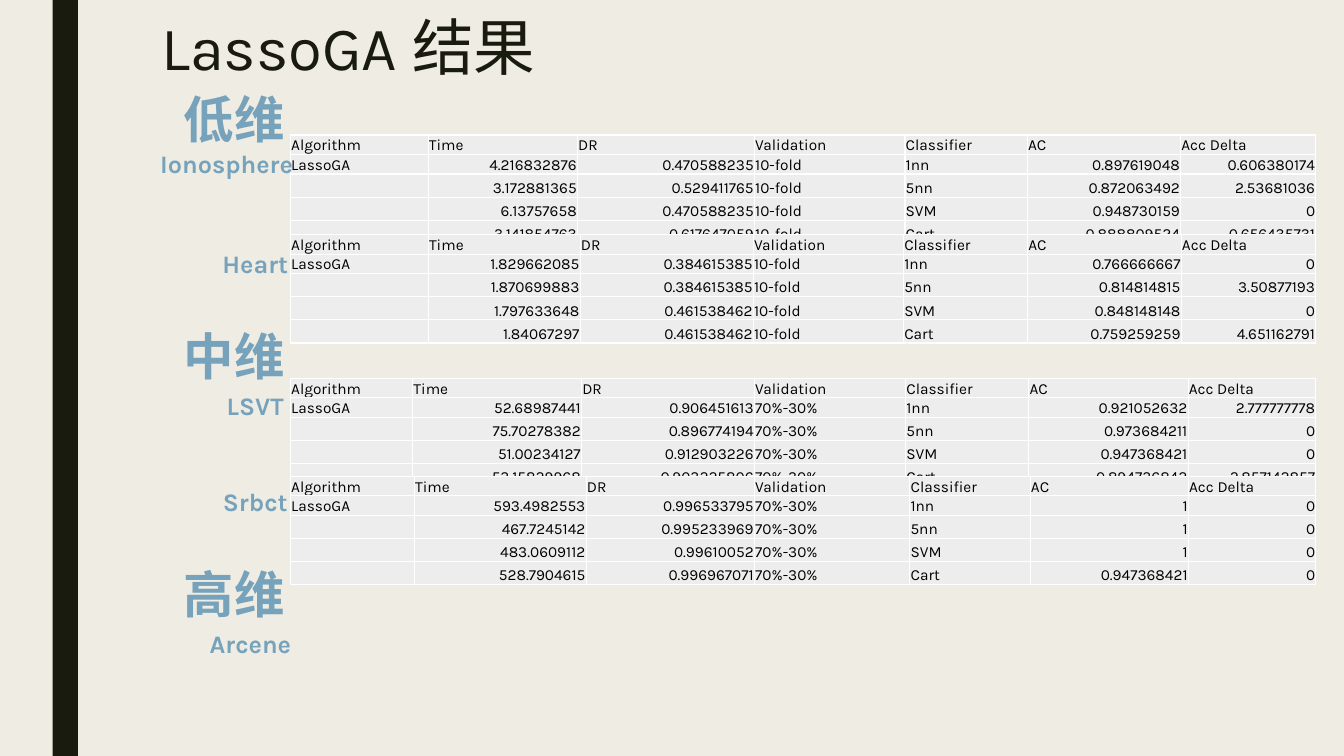
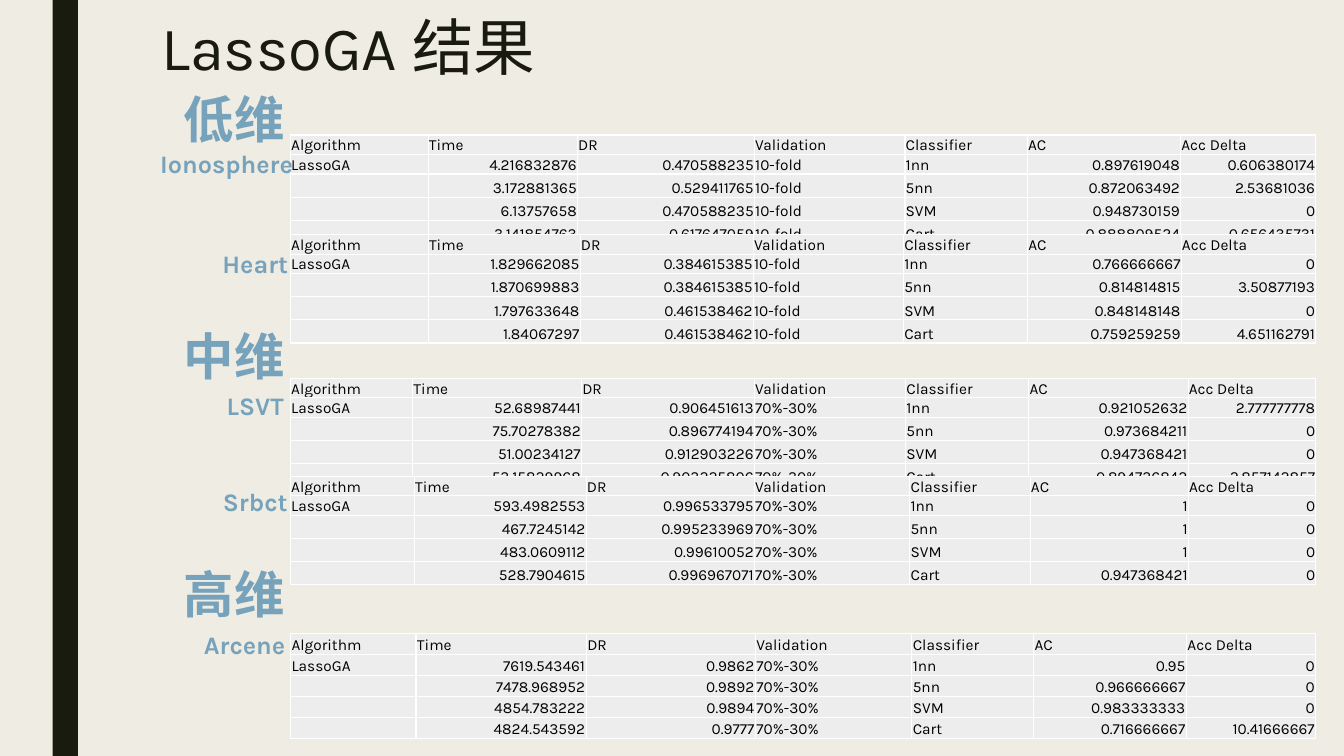
Before and after one commit to WNJXYK/JLU_FeatureSelection, a slide deck: slide 20 of Doc/Pre.pptx. Drawn at 1344x756 pixels with LibreOffice and Linux fonts; fonts in the diff are those of the drawing. Boxes give left, top, right and bottom in pixels: in the first picture for what was removed or moved away, otherwise in the second. Text is boxed around its words. In the diff, an @@ line names an element or a change of style, - is before the commit and + after.

```diff
--- a/Doc/Pre.pptx
+++ b/Doc/Pre.pptx
@@ text "Arcene": place and size @@
-text "Arcene" at <box>210,636,291,653</box>
+text "Arcene" at <box>204,637,285,654</box>
@@ table added at <box>290,633,1316,738</box>, 5 rows, 7 columns @@
+Algorithm | Time | DR | Validation | Classifier | AC | Acc Delta
+LassoGA | 7619.543461 | 0.9862 | 70%-30% | 1nn | 0.95 | 0
+ | 7478.968952 | 0.9892 | 70%-30% | 5nn | 0.966666667 | 0
+ | 4854.783222 | 0.9894 | 70%-30% | SVM | 0.983333333 | 0
+ | 4824.543592 | 0.9777 | 70%-30% | Cart | 0.716666667 | 10.41666667
```
Also in this commit, not shown: 1 other file.
